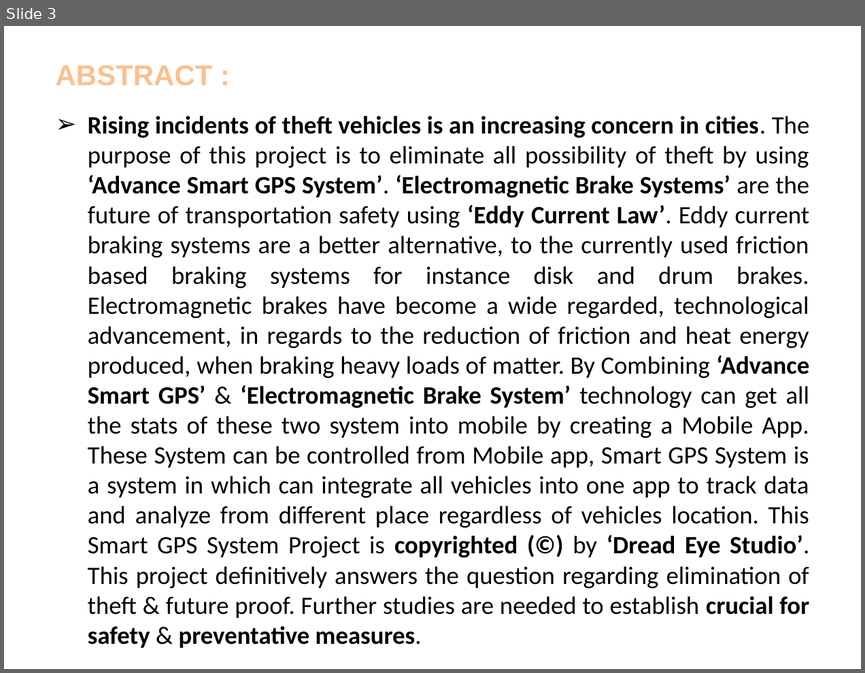
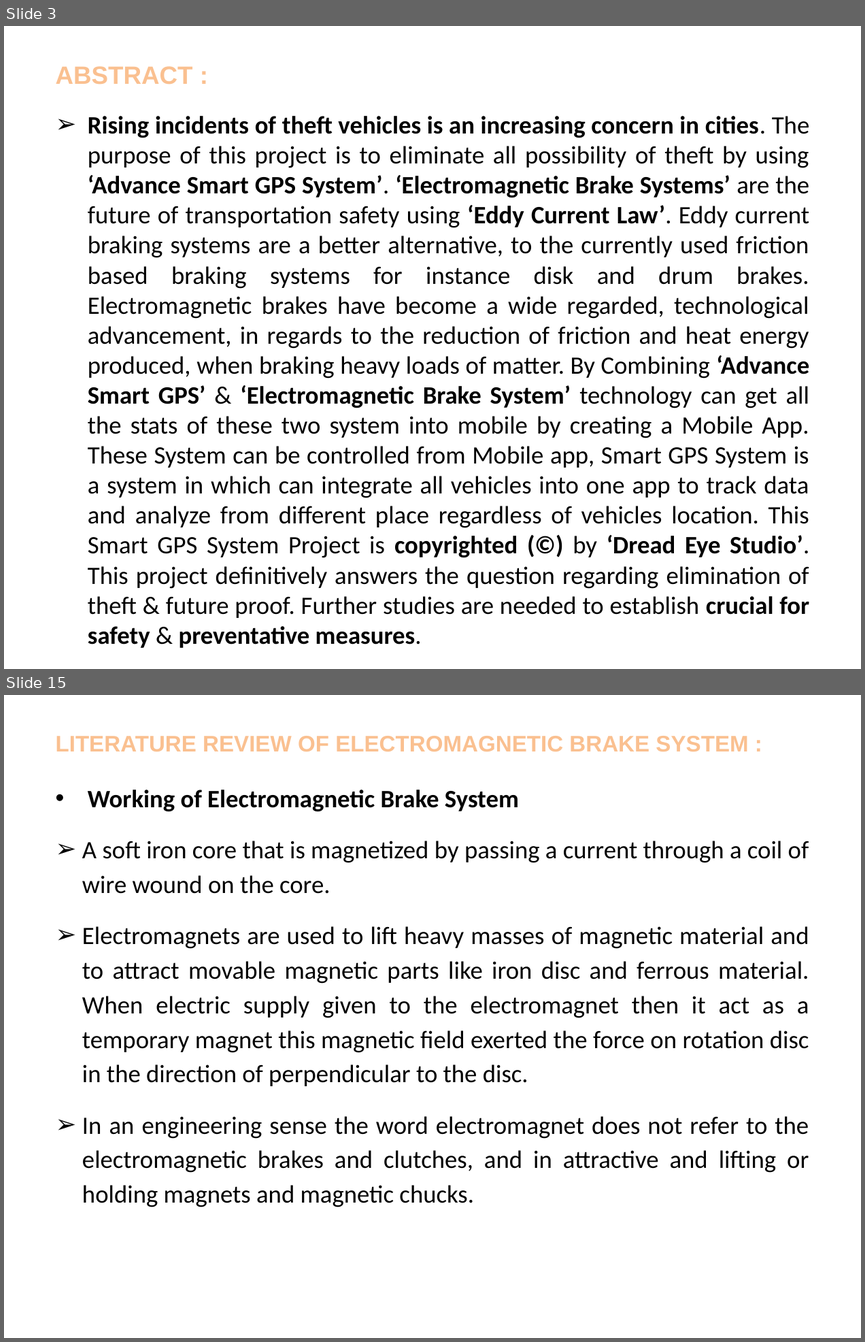
Before and after one commit to NihaalKnight87/Advance-Smart-GPS-Electromagnetic-Brake-System, a slide deck: NIHAAL/AS-GPS & EMBS_PPT.pptx. Shown one above the other, each under a label of ours: slide 3 before the commit, slides 3 and 15 after it; the slides between them are not shown. The pictures are 865x673 and 865x1342 pixels, drawn with LibreOffice and Linux fonts; fonts in the diff are those of the drawing; background and template pictures are left out. Boxes give left, top, right and bottom in pixels: in the first picture for what was removed or moved away, otherwise in the second. Text is boxed around its words. In the diff, an @@ line names an element or a change of style, - is before the commit and + after.

Commit message:
Updating PPT and WORD
Updating PPT and WORD

```diff
--- a/NIHAAL/AS-GPS & EMBS_PPT.pptx
+++ b/NIHAAL/AS-GPS & EMBS_PPT.pptx
@@ slide 15 added at [4,695,861,1338], background picture (left out) @@
@@ title added at [56,736,748,751], 18.9 pt, text #FAC090, bold @@
+LITERATURE REVIEW OF ELECTROMAGNETIC BRAKE SYSTEM :
@@ text added at [82,790,809,1207], 21 pt, text #000000 @@
+• Working of Electromagnetic Brake System
+➢ A soft iron core that is magnetized by passing a current through a coil of wire wound on the core.
+➢ Electromagnets are used to lift heavy masses of magnetic material and to attract movable magnetic parts like iron disc and ferrous material. When electric supply given to the electromagnet then it act as a temporary magnet this magnetic field exerted the force on rotation disc in the direction of perpendicular to the disc.
+➢ In an engineering sense the word electromagnet does not refer to the electromagnetic brakes and clutches, and in attractive and lifting or holding magnets and magnetic chucks.
@@ slide 3 changed as well @@
@@ title "ABSTRACT :" at [56,66,193,84]: size 24 to 21 pt @@
```
Also in this commit, not shown: 22 other slides added, 1 slide removed, 5 other files.
